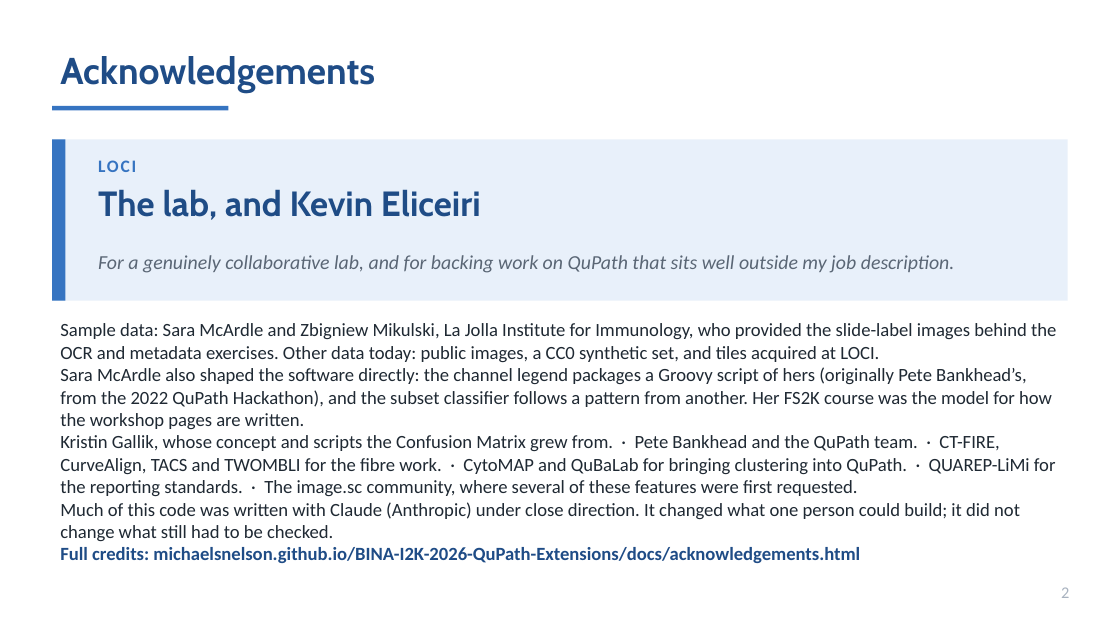
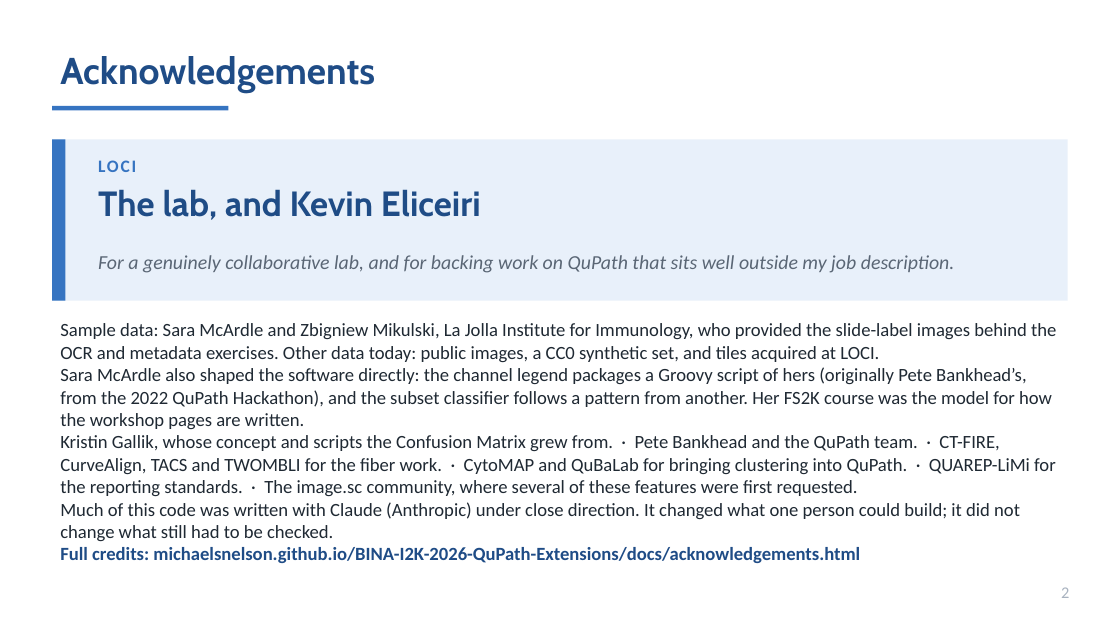
Before and after one commit to MichaelSNelson/BINA-I2K-2026-QuPath-Extensions, a slide deck: slide 2 of I2K_2026_QuPath_Extensions.pptx. Drawn at 1120x630 pixels with LibreOffice and Linux fonts; fonts in the diff are those of the drawing. Boxes give left, top, right and bottom in pixels: in the first picture for what was removed or moved away, otherwise in the second. Text is boxed around its words. In the diff, an @@ line names an element or a change of style, - is before the commit and + after.

```diff
--- a/I2K_2026_QuPath_Extensions.pptx
+++ b/I2K_2026_QuPath_Extensions.pptx
@@ text at [60,323,1056,563]: text changed @@
-Sample data: Sara McArdle and Zbigniew Mikulski, La Jolla Institute for Immunology, who provided the slide-label images behind the OCR and metadata exercises. Other data today: public images, a CC0 synthetic set, and tiles acquired at LOCI.
-Sara McArdle also shaped the software directly: the channel legend packages a Groovy script of hers (originally Pete Bankhead’s, from the 2022 QuPath Hackathon), and the subset classifier follows a pattern from another. Her FS2K course was the model for how the workshop pages are written.
-Kristin Gallik, whose concept and scripts the Confusion Matrix grew from. · Pete Bankhead and the QuPath team. · CT-FIRE, CurveAlign, TACS and TWOMBLI for the fibre work. · CytoMAP and QuBaLab for bringing clustering into QuPath. · QUAREP-LiMi for the reporting standards. · The image.sc community, where several of these features were first requested.
-Much of this code was written with Claude (Anthropic) under close direction. It changed what one person could build; it did not change what still had to be checked.
-Full credits: michaelsnelson.github.io/BINA-I2K-2026-QuPath-Extensions/docs/acknowledgements.html
+Sample data: Sara McArdle and Zbigniew Mikulski, La Jolla Institute for Immunology, who provided the slide-label images behind the OCR and metadata exercises. Other data today: public images, a CC0 synthetic set, and tiles acquired at LOCI.
+Sara McArdle also shaped the software directly: the channel legend packages a Groovy script of hers (originally Pete Bankhead’s, from the 2022 QuPath Hackathon), and the subset classifier follows a pattern from another. Her FS2K course was the model for how the workshop pages are written.
+Kristin Gallik, whose concept and scripts the Confusion Matrix grew from. · Pete Bankhead and the QuPath team. · CT-FIRE, CurveAlign, TACS and TWOMBLI for the fiber work. · CytoMAP and QuBaLab for bringing clustering into QuPath. · QUAREP-LiMi for the reporting standards. · The image.sc community, where several of these features were first requested.
+Much of this code was written with Claude (Anthropic) under close direction. It changed what one person could build; it did not change what still had to be checked.
+Full credits: michaelsnelson.github.io/BINA-I2K-2026-QuPath-Extensions/docs/acknowledgements.html
```
Also in this commit, not shown: 18 other slides changed, 22 other files.
